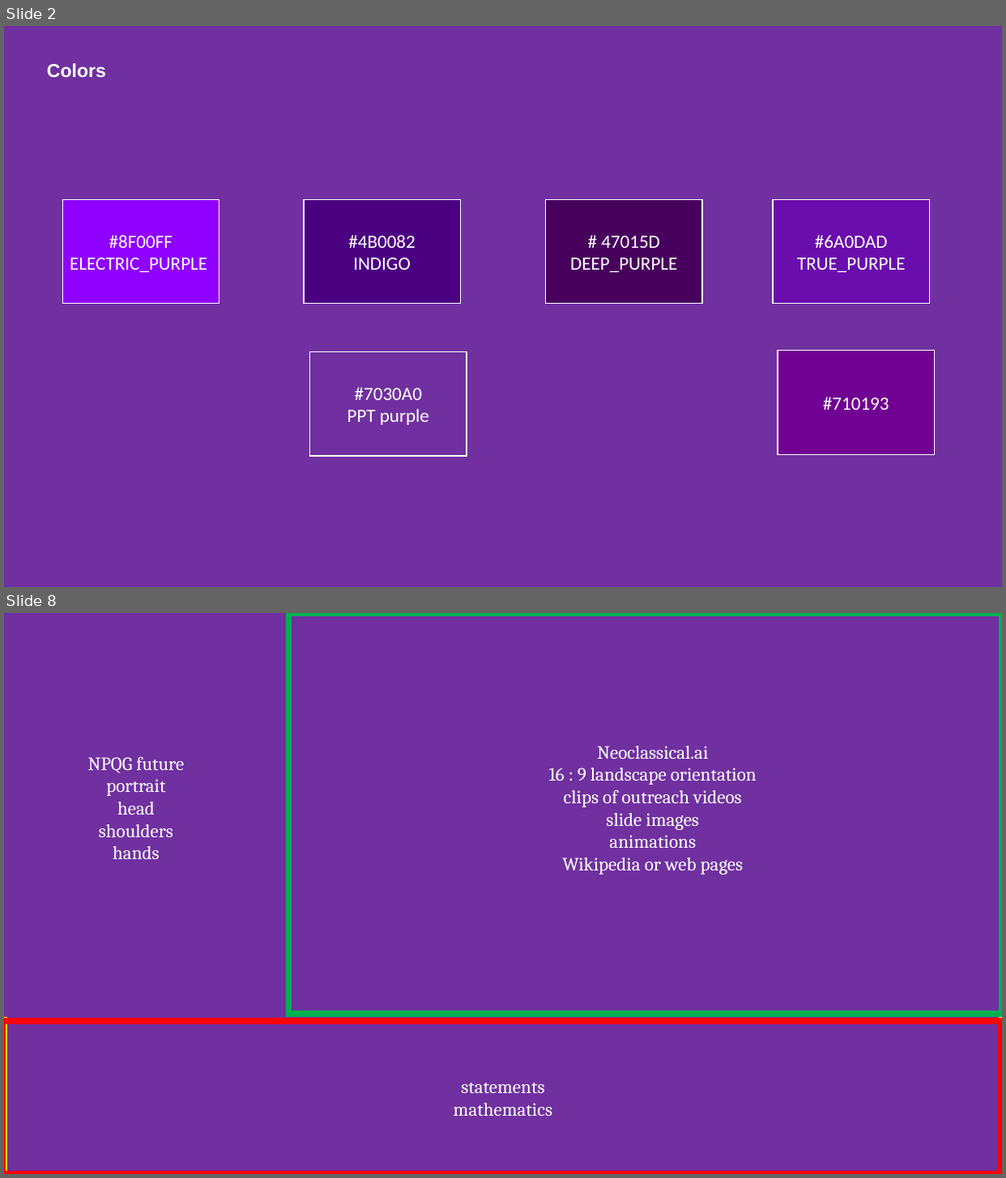
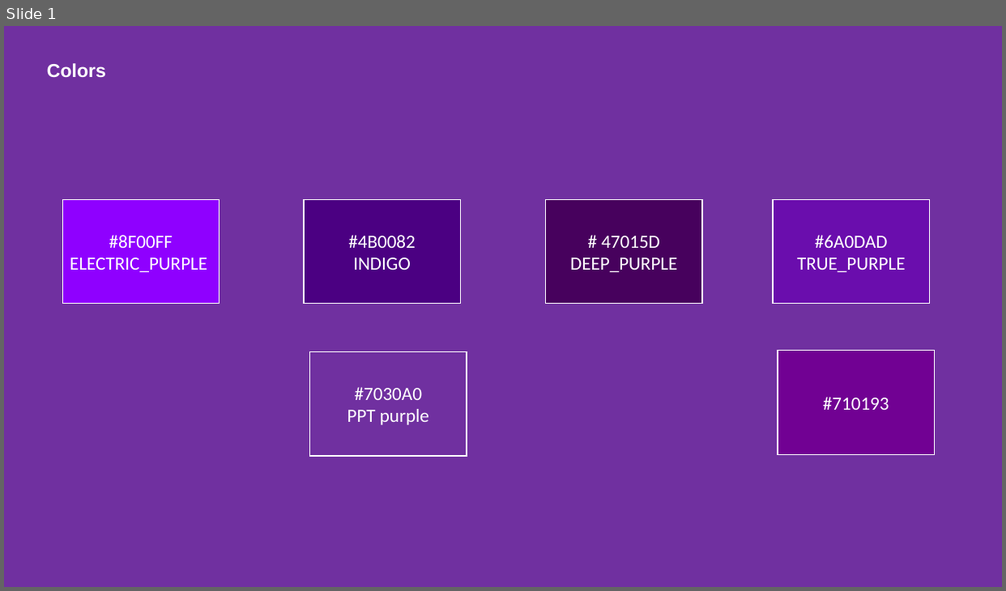
Before and after one commit to jmarkmorris/architrino, a slide deck: reference/archie/presentations/NPQG Video - Manim Graphics and Conventions.pptx. Shown one above the other, each under a label of ours: slides 2 and 8 before the commit, slide 1 after it; the slides between them are not shown. The pictures are 1006x1178 and 1006x591 pixels, drawn with LibreOffice and Linux fonts; fonts in the diff are those of the drawing. Boxes give left, top, right and bottom in pixels: in the first picture for what was removed or moved away, otherwise in the second. Text is boxed around its words. In the diff, an @@ line names an element or a change of style, - is before the commit and + after.

```diff
--- a/reference/archie/presentations/NPQG Video - Manim Graphics and Conventions.pptx
+++ b/reference/archie/presentations/NPQG Video - Manim Graphics and Conventions.pptx
@@ slide 8 removed at box(4, 613, 1002, 1174), background #7030A0 @@
@@ rectangle removed at box(4, 613, 1002, 1174) @@
@@ rectangle removed at box(4, 613, 283, 1014) @@
@@ rectangle removed at box(289, 613, 1002, 1014) @@
@@ text removed at box(88, 756, 184, 859) @@
-NPQG future
-portrait
-head
-shoulders
-hands
@@ text removed at box(549, 746, 756, 875) @@
-Neoclassical.ai
-16 : 9 landscape orientation
-clips of outreach videos
-slide images
-animations
-Wikipedia or web pages
@@ rectangle removed at box(4, 1021, 1000, 1174) @@
@@ text removed at box(454, 1083, 552, 1116) @@
-statements
-mathematics
@@ what was slide 2 is now slide 1 @@
```
Also in this commit, not shown: 12 other slides removed, 16 other files.
